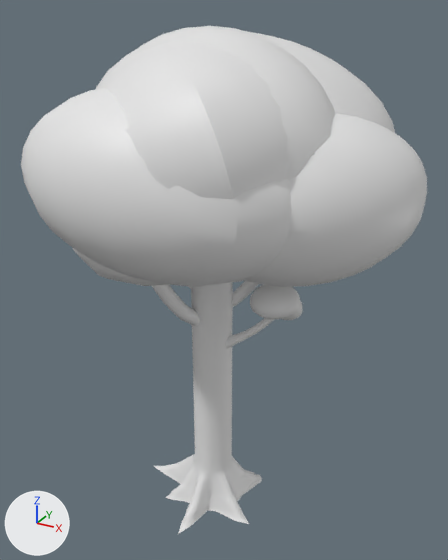
What one commit did to the FBX model Assets/Models/Props/Trees/Birch 2 Tree.fbx.
Both versions are drawn from a 50 mm camera at (9.9, -17.13, 18.0) aimed at (0.2, 0.52, 9.17). Lighting does not change. The marker at lower left points along +X, +Y and +Z. The first picture is the older version. Where no turn or scale is listed for an object, it has been applied to the vertices.

The older version as bpy lines, for what is in view:
```python
me_cylinder = bpy.data.meshes.new('Cylinder')
me_cylinder.from_pydata(...)  # 392 vertices, 352 faces; spans x -2.99..2.1, y -2.68..1.83, z -7.6..3.27
me_cylinder.materials.append(mat_trunk)  # white #e7e7e7
me_sphere_004 = bpy.data.meshes.new('Sphere.004')
me_sphere_004.from_pydata(...)  # 921 vertices, 788 faces; spans x -3.31..5.37, y -6.19..3.33, z -0.17..8.14
me_sphere_008 = bpy.data.meshes.new('Sphere.008')
me_sphere_008.from_pydata(...)  # 830 vertices, 628 faces; spans x -5.14..6.6, y -8.14..4.15, z -4.09..3.72
me_sphere_008.materials.append(mat_leaves)  # white #e7e7e7
ob_leaves = bpy.data.objects.new('Leaves', me_sphere_008)
ob_leaves.location = (-0.03, 2.59, 13.79)
ob_leaves_2 = bpy.data.objects.new('Leaves-2', me_sphere_004)
ob_leaves_2.location = (-1.03, 1.0, 6.76)
ob_trunk = bpy.data.objects.new('Trunk', me_cylinder)
ob_trunk.location = (0.0, 0.0, 7.61)
# also in view: 'Branches' at (0.23, -0.41, 8.7)
```
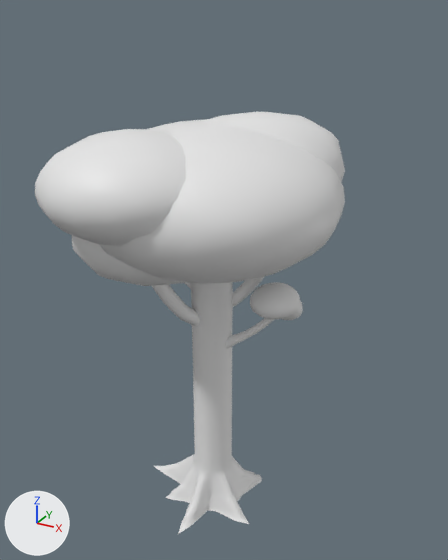
What differs and where, as boxes (x1, y1, x2, y2) in the pictures (448 x 560 px):
'Leaves', deleted: before (21, 26, 427, 287)
'Leaves-2', unchanged, uncovered by the edit: before (73, 248, 303, 326); after (35, 111, 345, 326)

The change in detail:
Object 'Leaves' (ob_leaves) is deleted.
